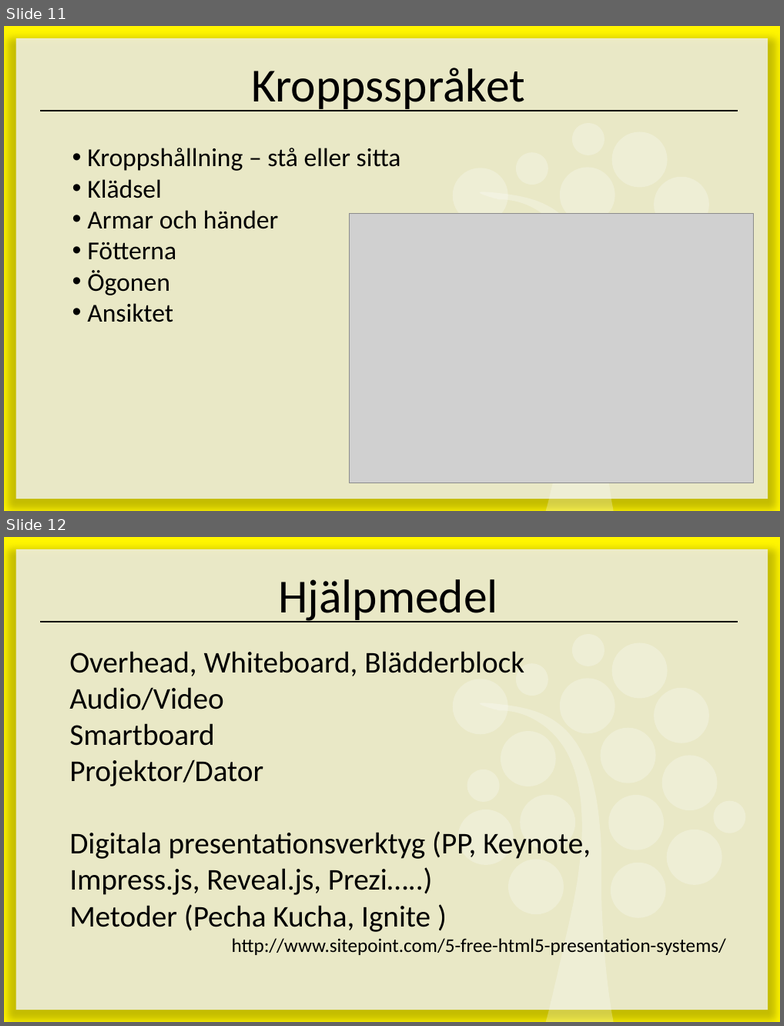
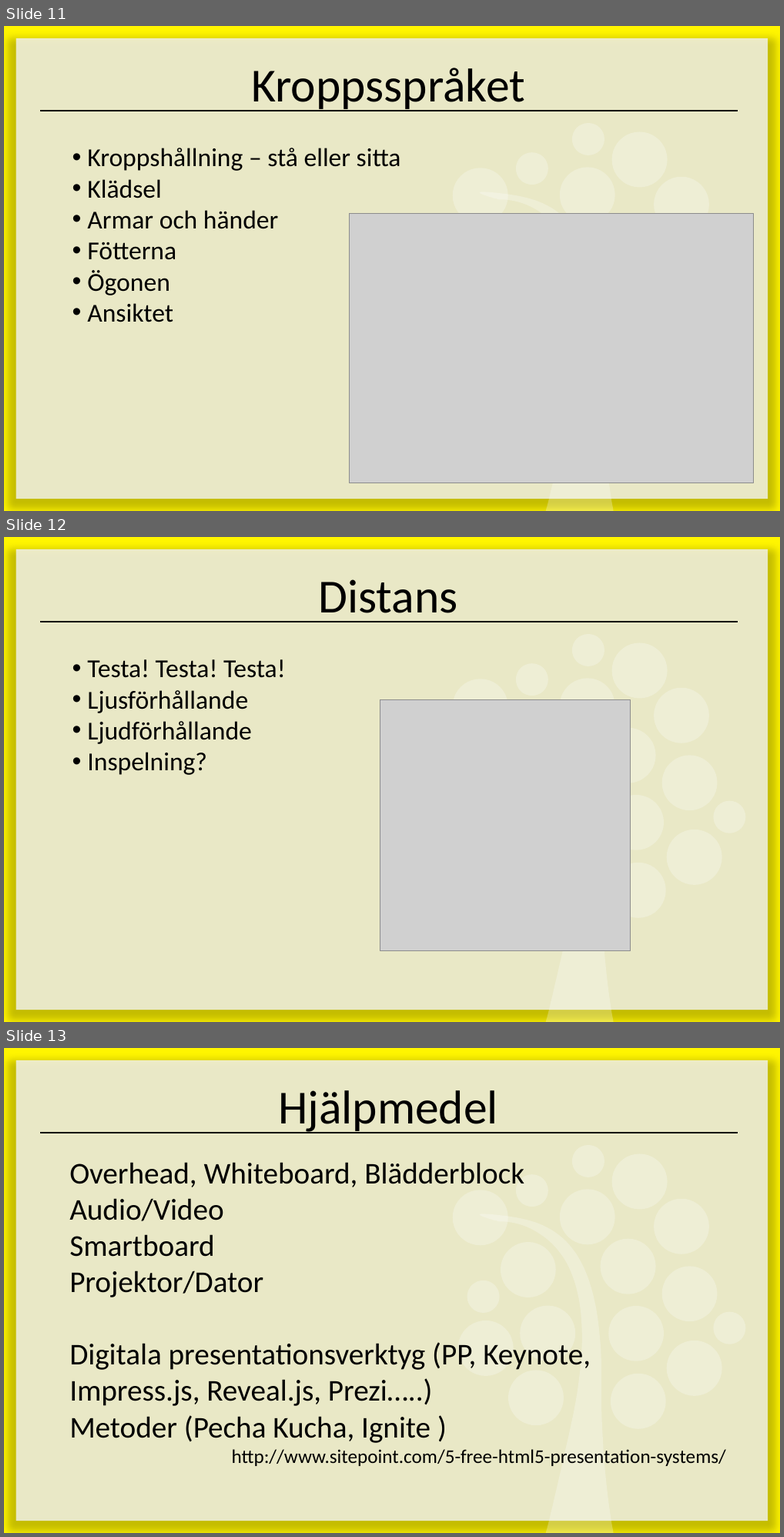
Before and after one commit to 1ik415/Kursmaterial, a slide deck: Föreläsningar/Presentationsteknik.pptx. Shown one above the other, each under a label of ours: slides 11 and 12 before the commit, slides 11, 12 and 13 after it. The pictures are 784x1026 and 784x1537 pixels, drawn with LibreOffice and Linux fonts; fonts in the diff are those of the drawing; grey boxes stand for pictures. Boxes give left, top, right and bottom in pixels: in the first picture for what was removed or moved away, otherwise in the second. Text is boxed around its words. In the diff, an @@ line names an element or a change of style, - is before the commit and + after.

Commit message:
Adding Distance

```diff
--- a/Föreläsningar/Presentationsteknik.pptx
+++ b/Föreläsningar/Presentationsteknik.pptx
@@ slide 12 added at bbox=[4, 537, 780, 1022], background #FFFFFF; not listed: 16 template elements that a slide beside it also shows @@
@@ title added at bbox=[319, 579, 458, 622], 44 pt, text #000000 @@
+Distans
@@ subtitle added at bbox=[87, 659, 286, 775], 24 pt, text #000000 @@
+• Testa! Testa! Testa!
+• Ljusförhållande
+• Ljudförhållande
+• Inspelning?
@@ picture added at bbox=[380, 700, 630, 950] @@
@@ what was slide 12 is now slide 13 @@
```
